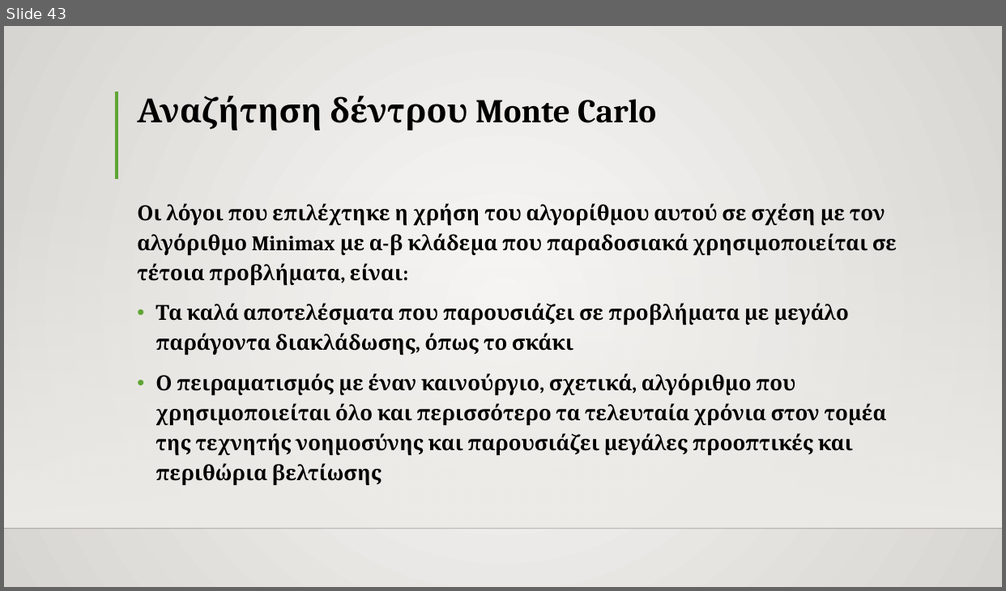
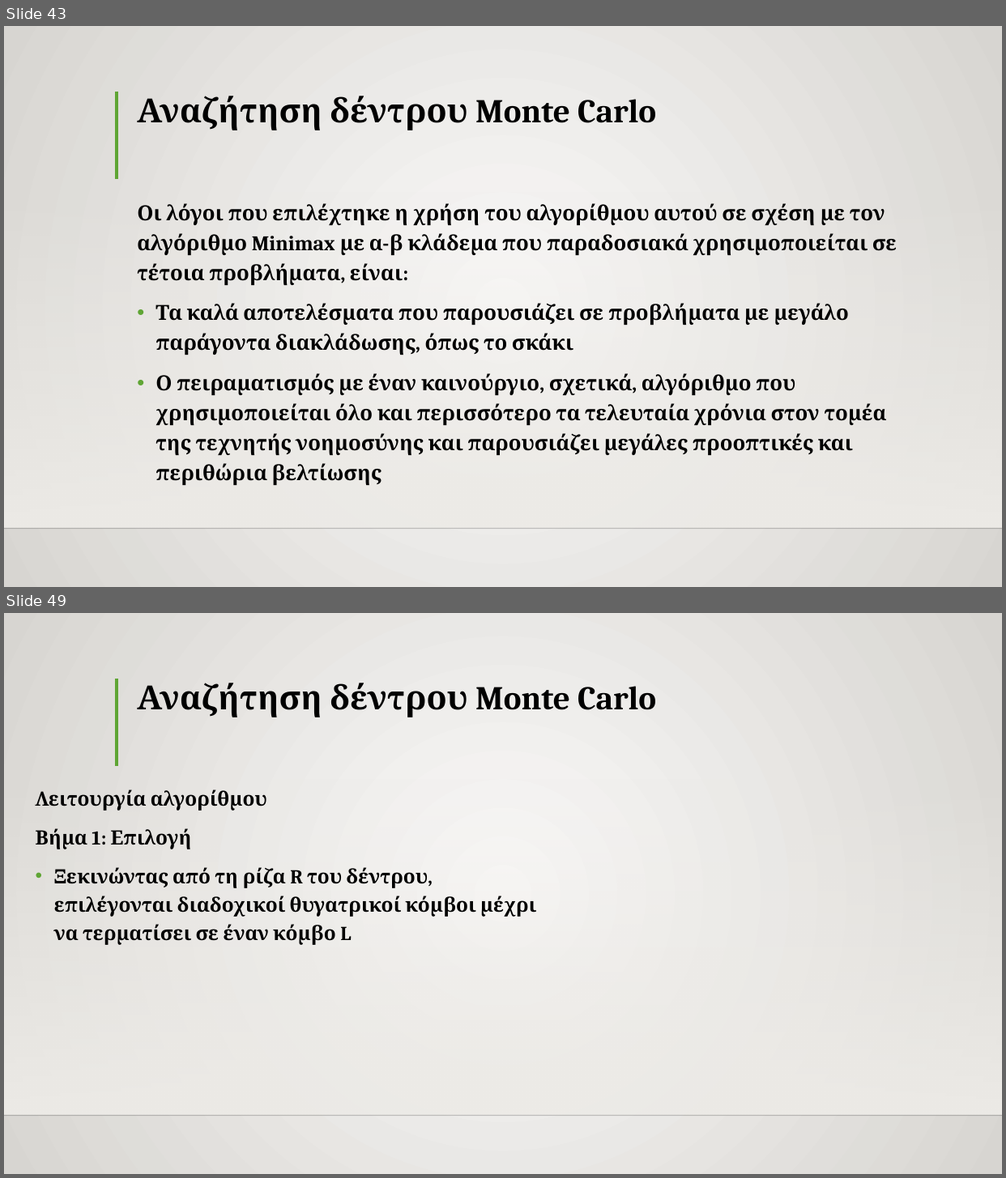
Before and after one commit to TheRazorace/Python-Chess-Engine, a slide deck: ΑΝΑΠΤΥΞΗ ΣΚΑΚΙΣΤΙΚΗΣ ΜΗΧΑΝΗΣ.pptx. Shown one above the other, each under a label of ours: slide 43 before the commit, slides 43 and 49 after it; the slides between them are not shown. The pictures are 1006x591 and 1006x1178 pixels, drawn with LibreOffice and Linux fonts; fonts in the diff are those of the drawing; background and template pictures are left out. Boxes give left, top, right and bottom in pixels: in the first picture for what was removed or moved away, otherwise in the second. Text is boxed around its words. In the diff, an @@ line names an element or a change of style, - is before the commit and + after.

```diff
--- a/ΑΝΑΠΤΥΞΗ ΣΚΑΚΙΣΤΙΚΗΣ ΜΗΧΑΝΗΣ.pptx
+++ b/ΑΝΑΠΤΥΞΗ ΣΚΑΚΙΣΤΙΚΗΣ ΜΗΧΑΝΗΣ.pptx
@@ slide 49 added at [4,613,1002,1174], background gradient #FAFAF9 to #D7D5D2; not listed: 3 template elements that a slide beside it also shows @@
@@ title added at [137,683,656,717], 32 pt, text #000000, bold @@
+Αναζήτηση δέντρου Monte Carlo
@@ text added at [36,790,536,945], 19 pt, text #000000, bold @@
+Λειτουργία αλγορίθμου
+Βήμα 1: Επιλογή
+• Ξεκινώντας από τη ρίζα R του δέντρου, επιλέγονται διαδοχικοί θυγατρικοί κόμβοι μέχρι να τερματίσει σε έναν κόμβο L
```
Also in this commit, not shown: 41 other slides added, 1 other file.
